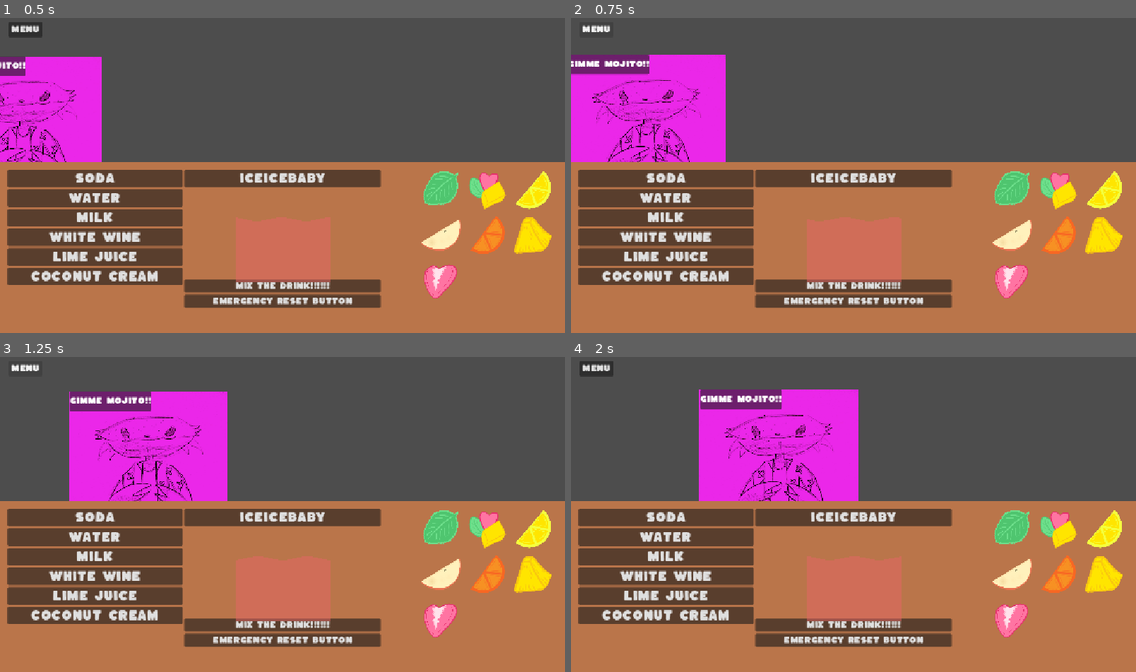
Above: before the commit, frames 1-4 (two rows, left to right).
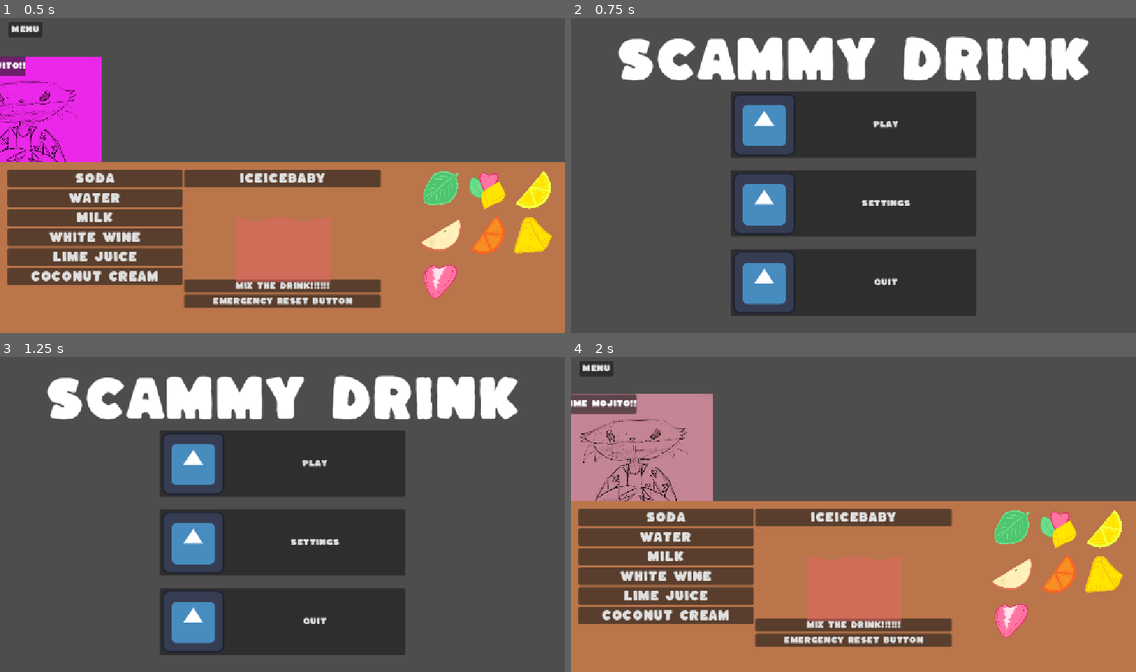
Above: after the commit, the same moments.

Repository: scumpiest/scammy-drink
Game: Godot game, scene res://counter_ui.tscn
Two runs of this game, one before a commit and one after it. Both use one fixed random seed, a clock stepped at 60 frames per second and the inputs below. The engine's default icon, where the game draws it, is replaced by a stand-in: a white triangle on a blue panel in a dark square.
Inputs (mouse positions are in pixels of both pictures, inside the frame that each line leads up to):
- Up to frame 1 (0.5 s): no input
- Up to frame 2 (0.75 s): click "Menu" at 0.5 s
- Up to frame 3 (1.25 s): no input
- Up to frame 4 (2 s): click (853, 464) at 1.25 s, where only the run after the commit has a clickable "Play"

Frame 1 is identical in both runs. In frame 2, 78% of the frame differs, in the area x 0-100%, y 2-100%; in frame 3, 76%; in frame 4, 17%.

Commit message:
Menu button

Diff:
--- a/counter_ui.gd
+++ b/counter_ui.gd
@@ -58,5 +58,5 @@
 	crafting_counter.reset()
 
 
-func _on_settings_button_pressed() -> void:
+func _on_main_menu_button_pressed() -> void:
 	SceneManager.switch_scene(main_menu_scene)
--- a/counter_ui.tscn
+++ b/counter_ui.tscn
@@ -99,3 +99,5 @@
 parameters/looping = true
 
 [node name="GlassIngredients" type="Node" parent="." unique_id=517205420]
+
+[connection signal="pressed" from="MainMenuButton" to="." method="_on_main_menu_button_pressed"]
